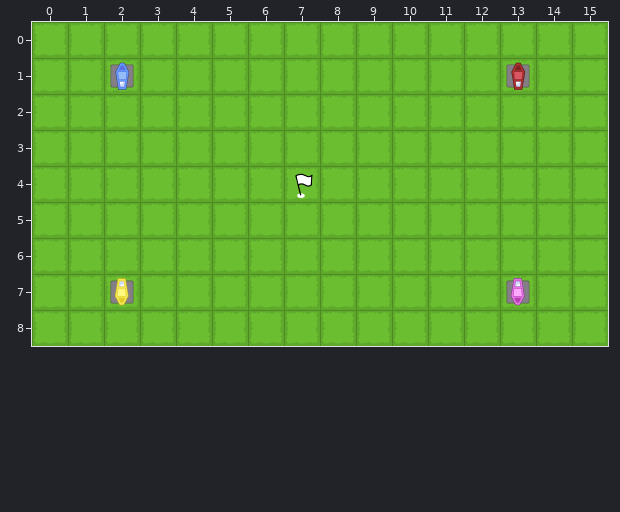
Level history. Tiled map: pc/assets/level/002.tmx. This is how it looked before the edit.
Cells are 256x256 px. Shown: x 0..15, y 0..8.
Once edited:
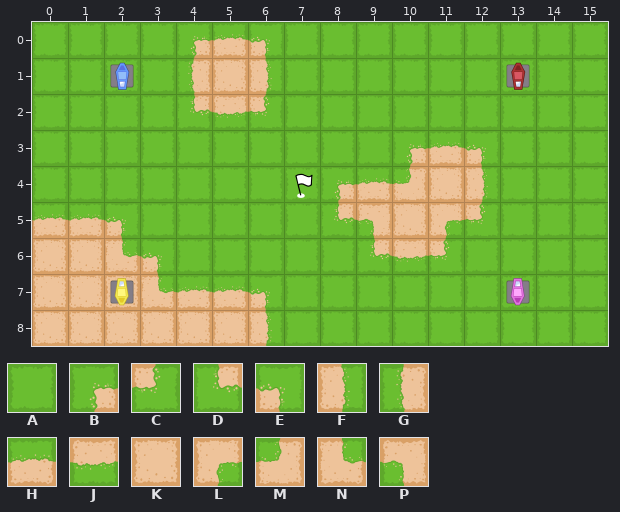
Key: from "BaseTiles": A 0 "grass", B 1 "grass_corner_sand", C 1 turned 180 "grass_corner_sand", D 1 turned 270 "grass_corner_sand", E 1 turned 90 "grass_corner_sand", F 2 "half_grass_sand", G 2 turned 180 "half_grass_sand", H 2 turned 270 "half_grass_sand", J 2 turned 90 "half_grass_sand", K 3 "sand", L 4 "sand_corner_grass", M 4 turned 180 "sand_corner_grass", N 4 turned 270 "sand_corner_grass", P 4 turned 90 "sand_corner_grass".
_ is an empty cell, . an unchanged one.
Diff:
--- layer "Base"
@@ x 0..12 @@
-0 ....AAA......
-1 ....AAA......
-2 ....AAA......
-3 ..........AAA
-4 ........AAAAA
-5 AAA.....AAAAA
-6 AAAA.....AAA.
-7 AAAAAAA......
-8 AAAAAAA......
+0 ....BHE......
+1 ....GKF......
+2 ....DJC......
+3 ..........BHE
+4 ........BHMKF
+5 HHE.....DPKLC
+6 KKNE.....DJC.
+7 KKKNHHE......
+8 KKKKKKF......
